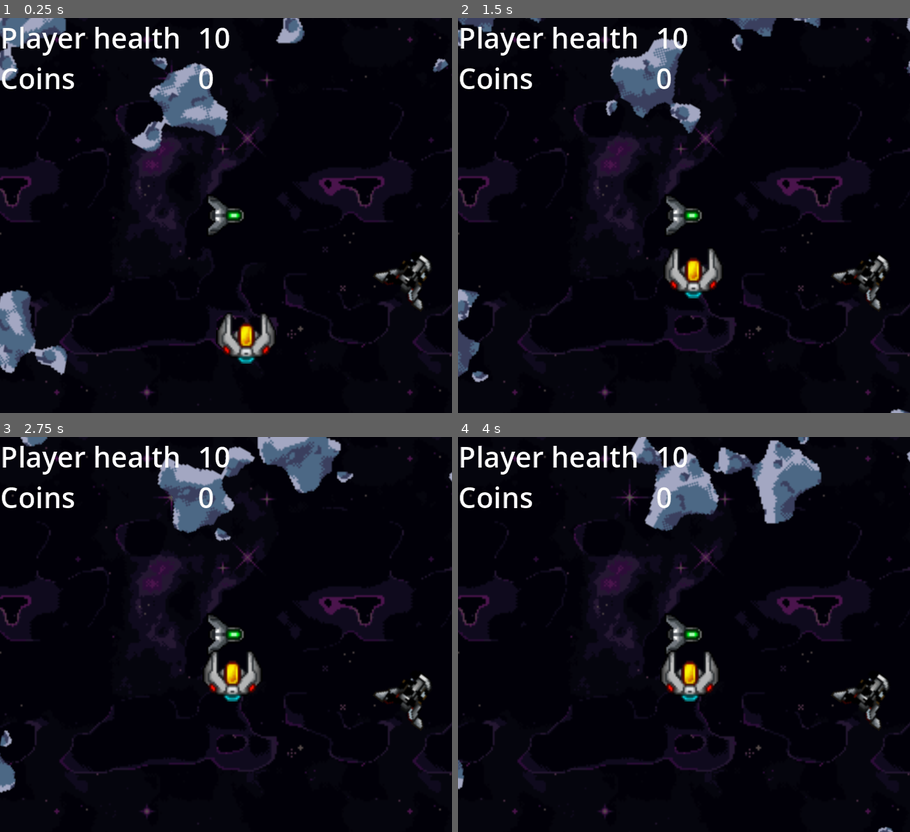
Above: before the commit, frames 1-4 (two rows, left to right).
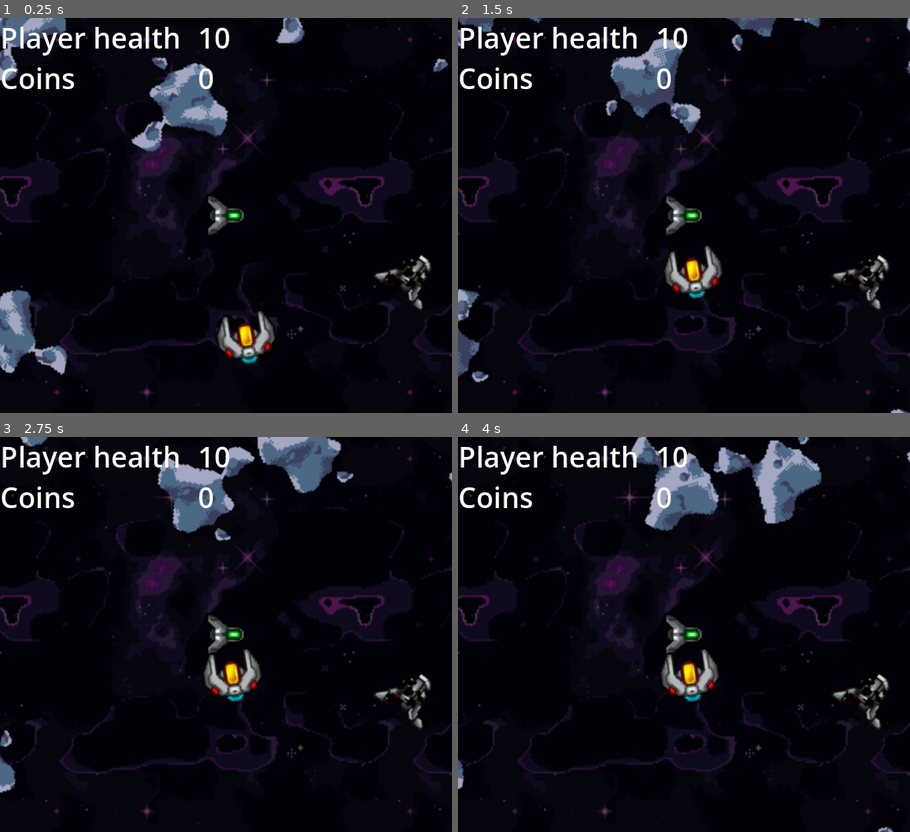
Above: after the commit, the same moments.

Repository: sirbrillig/take-the-sky-godot
Game: Godot game, scene res://scenes/level_1.tscn
Two runs of this game, one before a commit and one after it. Both use one fixed random seed, a clock stepped at 60 frames per second and the inputs below.
Inputs:
- Up to frame 1 (0.25 s): no input
- Up to frame 2 (1.5 s): no input
- Up to frame 3 (2.75 s): no input
- Up to frame 4 (4 s): no input

The runs differ from the first frame. In frame 1, 0.6% of the frame differs, in the area x 47-62%, y 74-88%; in frame 2, 0.6%; in frame 3, 0.6%; in frame 4, 0.5%.

Commit message:
Make enemy ship face player when chasing

Diff:
--- a/scenes/enemy_fighter_ship.gd
+++ b/scenes/enemy_fighter_ship.gd
@@ -2,6 +2,7 @@
 class_name EnemyFighterShip
 
 @export var hit_points: int = 1
+@export var stop_chasing_distance_near: int = 10
 @export var acceleration_rate: float = 5
 @export var max_velocity: float = 60
 @export var rotation_rate: float = 0.06
@@ -12,10 +13,14 @@
 
 func _physics_process(delta: float) -> void:
 	var players = get_tree().get_nodes_in_group("PlayerGroup")
-	if players[0] and position.distance_to(players[0].position) > 10:
-		# TODO: face player
-		velocity = position.direction_to(players[0].position) * speed
+	if players[0]:
+		chase_player(players[0])
 		move_and_slide()
+
+func chase_player(player: CharacterBody2D):
+	if position.distance_to(player.position) > stop_chasing_distance_near:
+		look_at(player.position)
+		velocity = position.direction_to(player.position) * speed
 
 func adjust_speed_for_rotation():
 	return Vector2(
--- a/scenes/enemy_fighter_ship.tscn
+++ b/scenes/enemy_fighter_ship.tscn
@@ -22,6 +22,7 @@
 script = ExtResource("1_0fxf1")
 
 [node name="AnimatedSprite2D" type="AnimatedSprite2D" parent="."]
+rotation = 1.57079
 sprite_frames = SubResource("SpriteFrames_o6sqq")
 
 [node name="CollisionShape2D" type="CollisionShape2D" parent="."]
